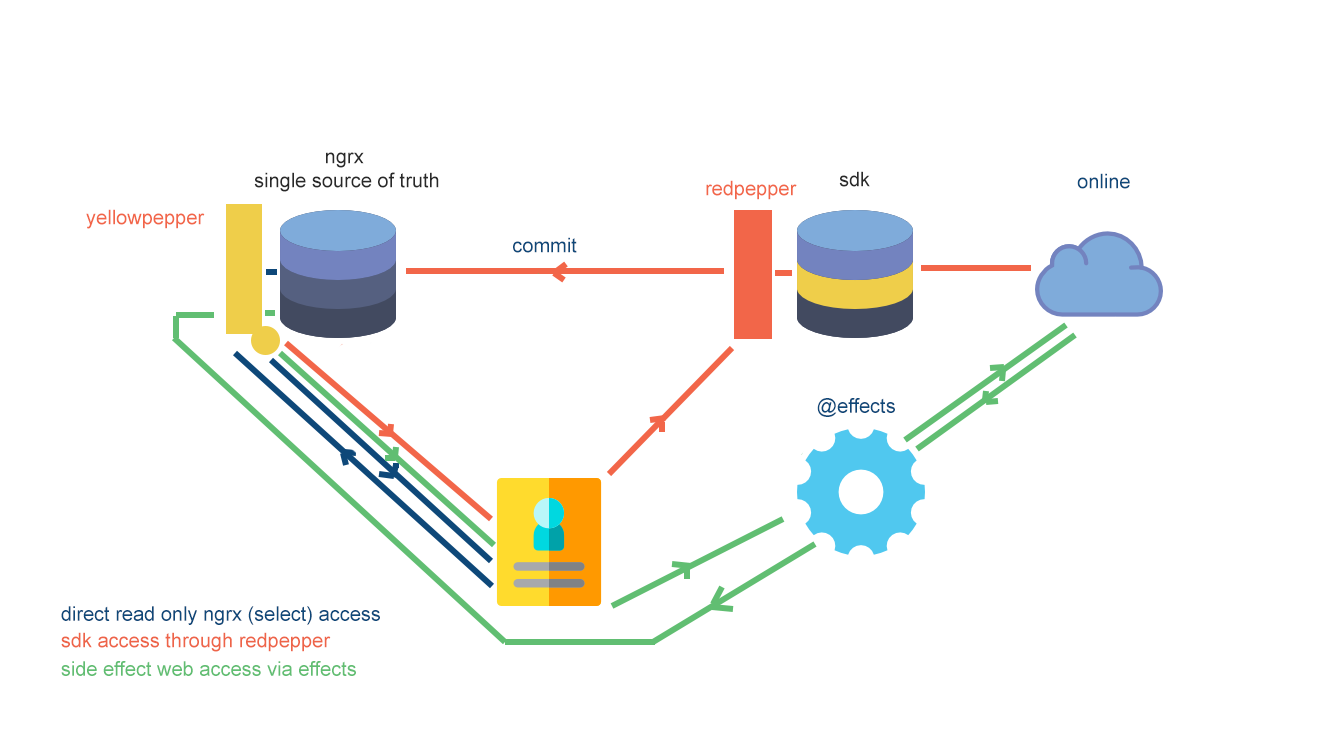
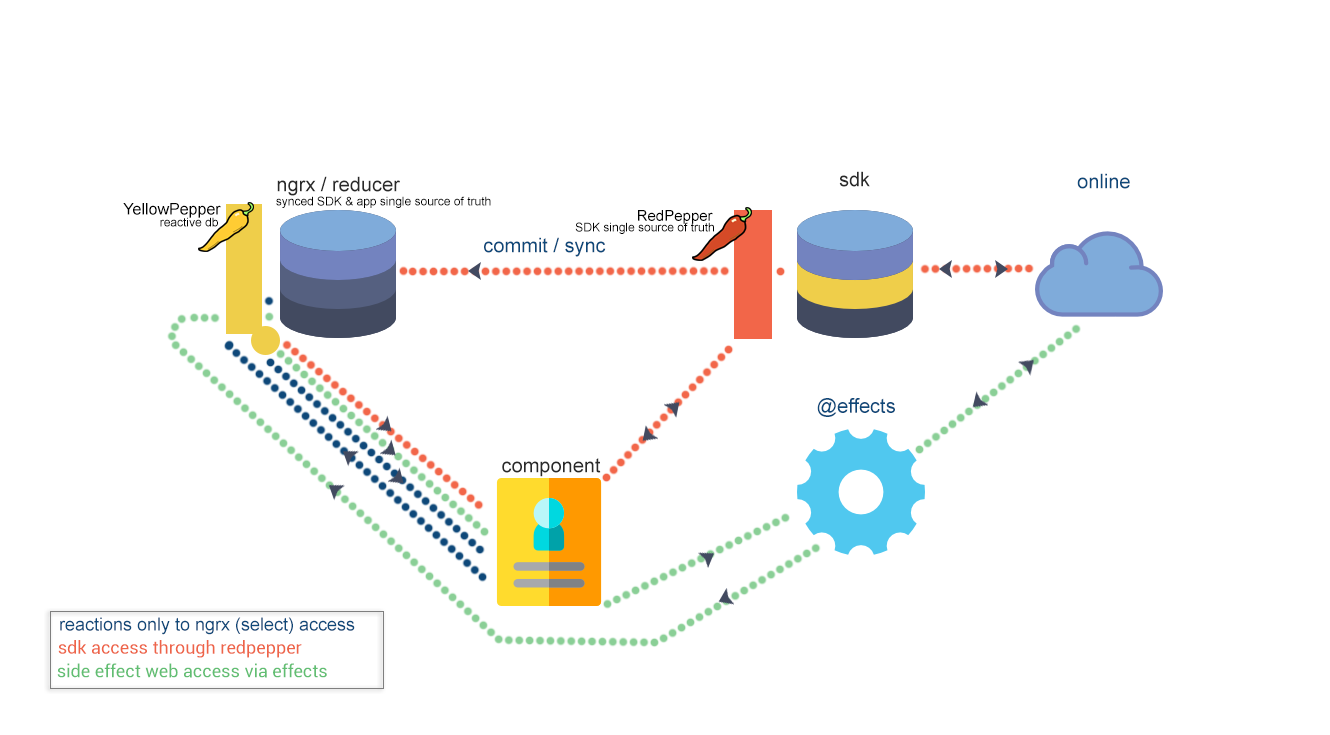
Comparing the layer stacks of the two 1330px x 735px images. Changes:
added layer "Layer 17 copy 11" above "Layer 17 copy 12" over [1018, 358, 1035, 376]
added layer "Layer 17 copy 12" above "Layer 18" over [972, 391, 988, 409]
added layer "Layer 17 copy 5" above "Layer 17 copy 13" over [380, 439, 396, 456]
added layer "Layer 17 copy 6" above "Layer 17 copy" over [328, 484, 345, 501]
added layer "Layer 17 copy" above "Layer 17 copy 8" over [342, 450, 359, 467]
added layer "Layer 17 copy 7" above "Layer 17 copy 10" over [698, 551, 715, 568]
painted on "side effect web access via effects" over [57, 661, 356, 678]
painted on "sdk access through redpepper" over [58, 632, 331, 658]
added layer "Layer 20" above "Layer 19" over [166, 263, 1081, 648]
added layer "Layer 15" above "Layer 13" over [692, 207, 752, 261]
renamed "direct read only ngrx (select) access" to "reactions only to ngrx (select) access", painted on it over [60, 606, 380, 635]
added layer "Layer 14" above "@effects" over [198, 202, 254, 252]
removed layer "green" over [172, 273, 1077, 645]
removed layer "blue" over [233, 269, 494, 589]
removed layer "red" over [284, 261, 1031, 522]
renamed "commit" to "commit / sync", painted on it over [484, 237, 606, 257]
added layer "Layer 16" (50%) above "Layer 5" over [50, 611, 384, 689]
added layer "reactive db" above "synced SDK & app single source of truth" over [160, 217, 218, 227]
added layer "synced SDK & app single source of truth" above "SDK single source of truth" over [276, 196, 491, 208]
added layer "SDK single source of truth" above "RedPepper" over [575, 222, 714, 234]
renamed "redpepper" to "RedPepper", painted on it over [638, 180, 797, 224]
renamed "yellowpepper" to "YellowPepper", painted on it over [86, 203, 221, 229]
added layer "component" above "ngrx / reducer" over [502, 458, 601, 477]
renamed "ngrx single source of truth" to "ngrx / reducer", painted on it over [254, 152, 439, 196]
…and 8 more changes (8 added)
